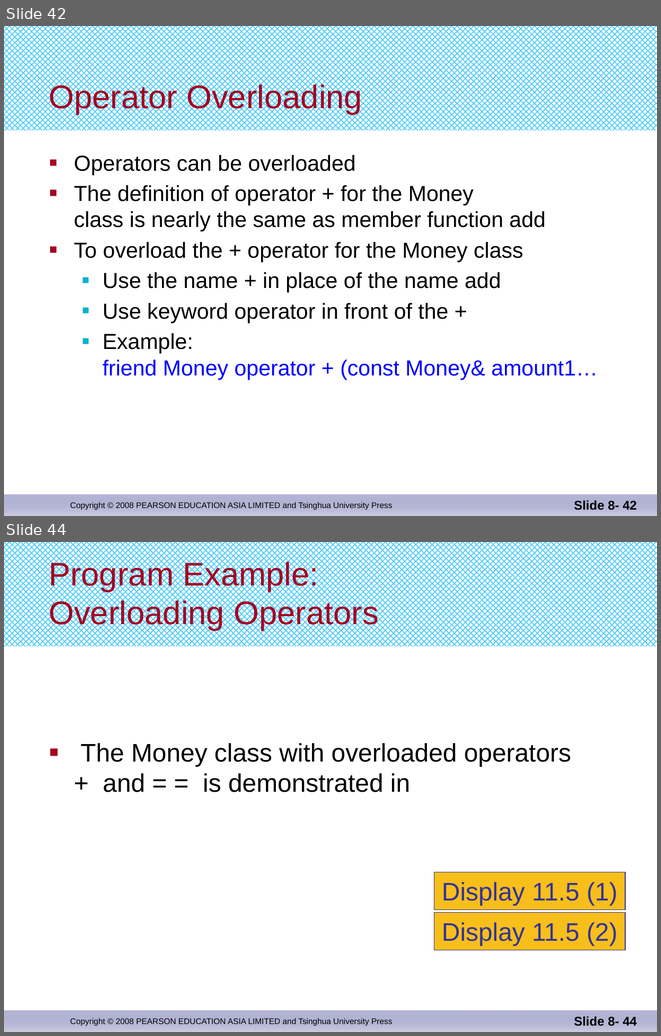
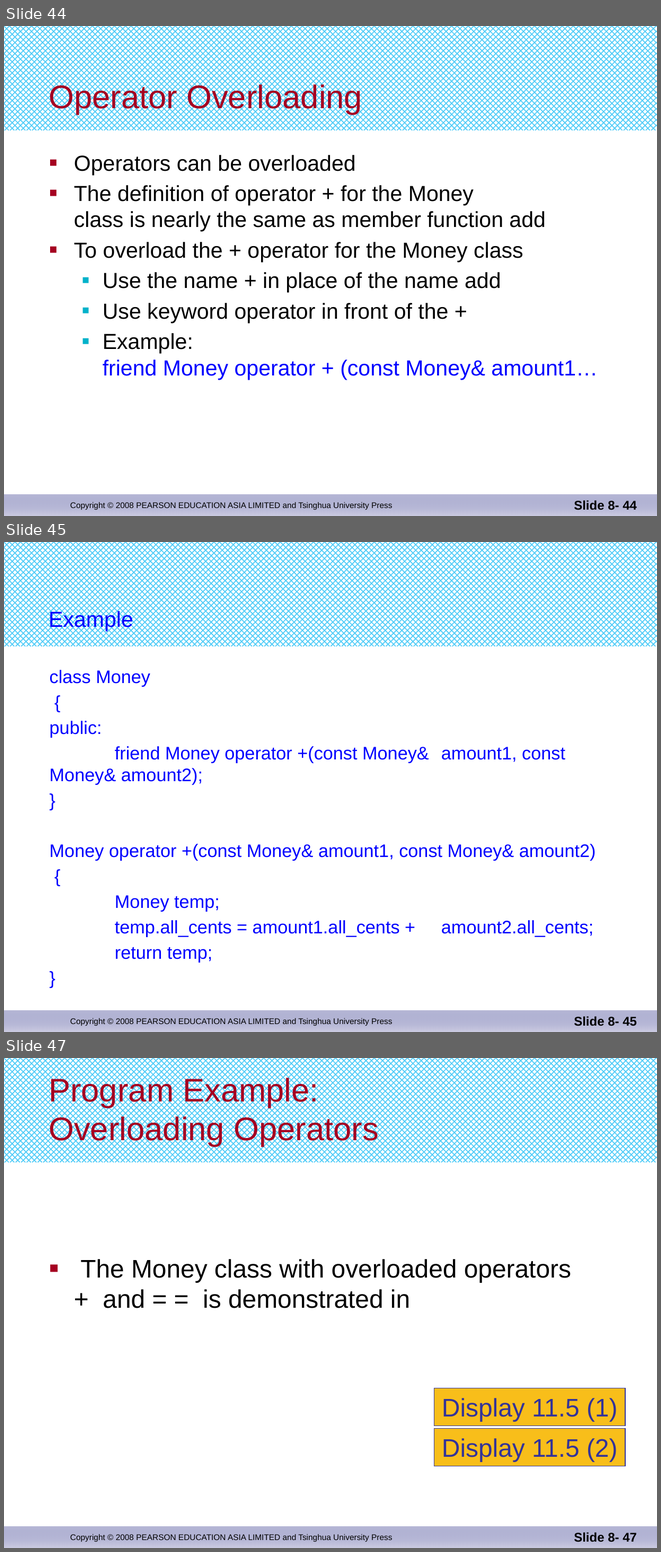
Before and after one commit to djuanbei/CPLUSPLUS, a slide deck: ppt/Chapter 11.pptx. Shown one above the other, each under a label of ours: slides 42 and 44 before the commit, slides 44, 45 and 47 after it; the slides between them are not shown. The pictures are 661x1036 and 661x1552 pixels, drawn with LibreOffice and Linux fonts; fonts in the diff are those of the drawing. Boxes give left, top, right and bottom in pixels: in the first picture for what was removed or moved away, otherwise in the second. Text is boxed around its words. In the diff, an @@ line names an element or a change of style, - is before the commit and + after.

```diff
--- a/ppt/Chapter 11.pptx
+++ b/ppt/Chapter 11.pptx
@@ slide 45 added at bbox=[4, 542, 657, 1032], background #FFFFFF; not listed: 3 template elements that a slide beside it also shows @@
@@ title added at bbox=[49, 609, 133, 631], 24 pt, text #0000FF @@
+Example
@@ text added at bbox=[50, 670, 596, 962], 20 pt, text #0000FF @@
+class Money
+{
+public:
+friend Money operator +(const Money& amount1, const Money& amount2);
+}
+Money operator +(const Money& amount1, const Money& amount2)
+{
+Money temp;
+temp.all_cents = amount1.all_cents + amount2.all_cents;
+return temp;
+}
@@ page number added at bbox=[574, 1016, 637, 1026], 14 pt, text #000000, bold @@
+Slide 8- 45
@@ what was slide 42 is now slide 44 @@
@@ page number at bbox=[574, 500, 637, 510]: text changed @@
-Slide 8- 42
+Slide 8- 44
@@ what was slide 44 is now slide 47 @@
@@ page number at bbox=[574, 1532, 637, 1542]: text changed @@
-Slide 8- 44
+Slide 8- 47
```
Also in this commit, not shown: 4 slides changed, 3 other slides added.
